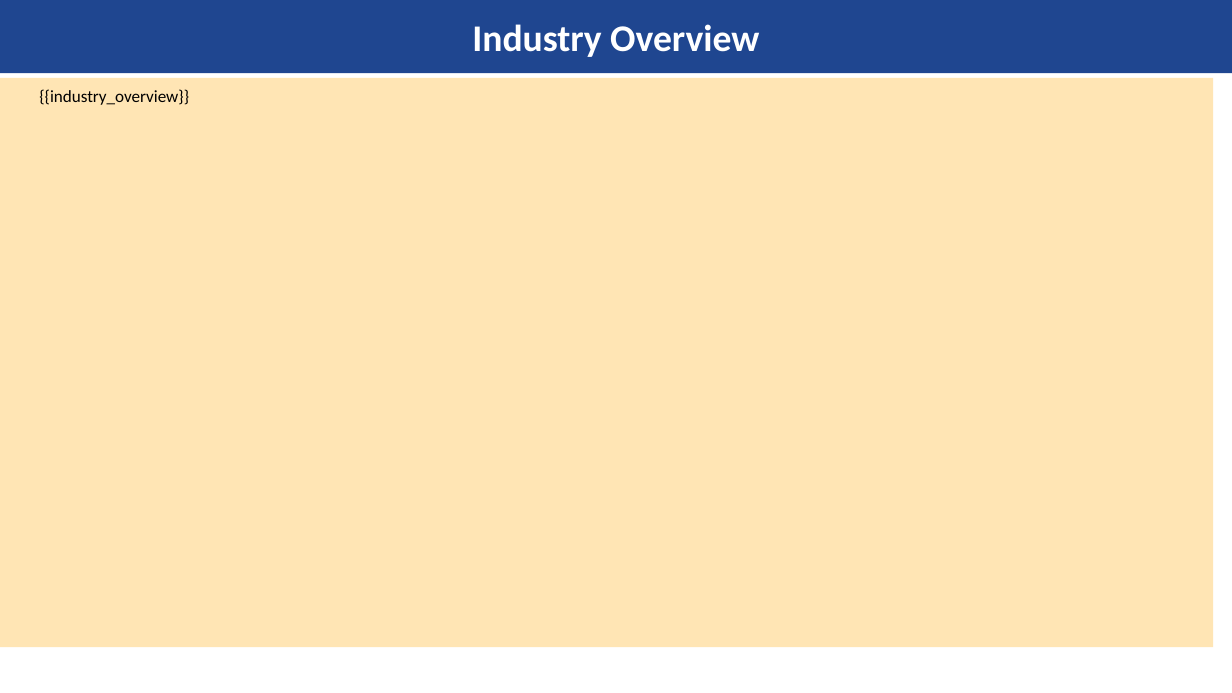
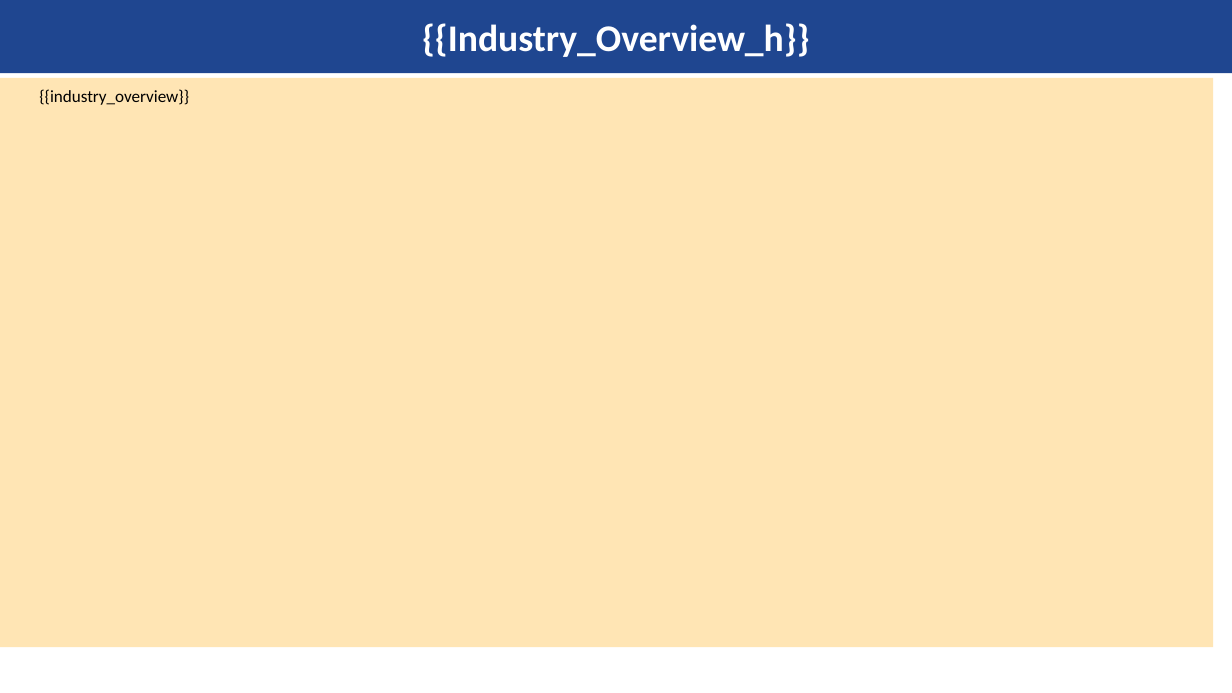
Before and after one commit to kishanyash/fluffy-lamp, a slide deck: slide 6 of master_template.pptx (slide 7 before the commit). Drawn at 1232x693 pixels with LibreOffice and Linux fonts; fonts in the diff are those of the drawing; background and template pictures are left out. Boxes give left, top, right and bottom in pixels: in the first picture for what was removed or moved away, otherwise in the second. Text is boxed around its words. In the diff, an @@ line names an element or a change of style, - is before the commit and + after.

```diff
--- a/master_template.pptx
+++ b/master_template.pptx
@@ title at (422, 23, 810, 57): text changed @@
-Industry Overview
+{{Industry_Overview_h}}
```
Also in this commit, not shown: 10 other slides changed, 1 slide removed, 6 other files.
